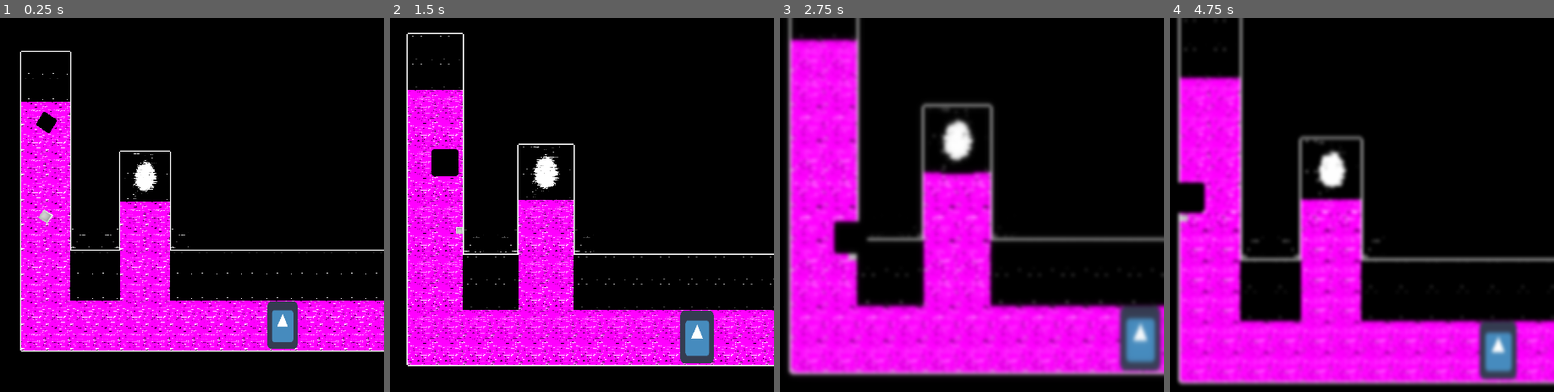
Above: before the commit, frames 1-4 (left to right).
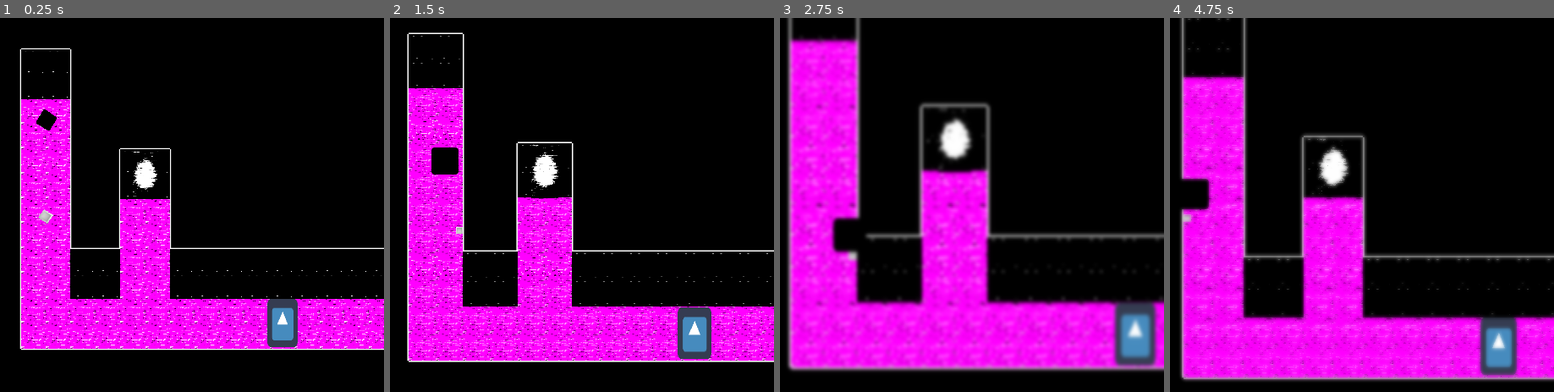
Above: after the commit, the same moments.

Repository: Screen-Punch/intd450
Game: Godot game, scene res://Levels/Level1-3.tscn
Two runs of this game, one before a commit and one after it. Both use one fixed random seed, a clock stepped at 60 frames per second and the inputs below. This scene is started directly instead of the project's main scene. The engine's default icon, where the game draws it, is replaced by a stand-in: a white triangle on a blue panel in a dark square. Sound files missing from this copy of the repository are replaced by a short silence.
Inputs:
- Up to frame 1 (0.25 s): no input
- Up to frame 2 (1.5 s): hold Right (ui_right) 0.53-1.28 s; hold Down (ui_down) from 1.28 s (still down)
- Up to frame 3 (2.75 s): release Down (ui_down) at 2.03 s; hold Right (ui_right) from 2.03 s (still down)
- Up to frame 4 (4.75 s): release Right (ui_right) at 2.78 s; hold Up (ui_up) 2.78-3.53 s; tap Enter at 3.5 s; hold Left (ui_left) from 3.53 s (still down)

The runs differ from the first frame. In frame 1, 9.2% of the frame differs, in the area x 5-100%, y 7-90%; in frame 2, 13%; in frame 3, 13%; in frame 4, 17%, in the area x 1-100%, y 0-99%.

Commit message:
paint

Diff:
--- a/Levels/Level1-2.tscn
+++ b/Levels/Level1-2.tscn
@@ -162,7 +162,7 @@
 "values": [ Color( 0, 1, 0.835938, 0 ), Color( 0, 1, 0.835938, 1 ) ]
 }
 
-[node name="Level1-2" type="Node2D" index="0"]
+[node name="Level1-2" type="Node2D"]
 
 __meta__ = {
 "_edit_lock_": true
--- a/Levels/Level1-3.tscn
+++ b/Levels/Level1-3.tscn
@@ -43,7 +43,7 @@
 "values": [ Color( 0.546875, 0.893799, 1, 0 ), Color( 0.546875, 0.893799, 1, 1 ) ]
 }
 
-[node name="Level1-3" type="Node2D"]
+[node name="Level1-3" type="Node2D" index="0"]
 
 [node name="TileMap" type="TileMap" parent="." index="0"]
 
@@ -63,14 +63,14 @@
 collision_mask = 1
 occluder_light_mask = 1
 format = 1
-tile_data = PoolIntArray( -2031632, 63, 0, -2031631, 63, 0,  …(24960 unchanged characters)… 589824, 19, 0, -589823, 19, 0, -589822, 62, 0, -589821, 536870974, 0, -589820, 19, 0, -589819, 19, 0, -589818, 62, 0, -589817, -1073741782, 0, -589816, - …(40477 unchanged characters)…
+tile_data = PoolIntArray( -2031632, 63, 0, -2031631, 63, 0,  …(24960 unchanged characters)… 589824, 19, 0, -589823, 19, 0, -589822, -1073741783, 0, -589821, 1610612777, 0, -589820, 19, 0, -589819, 19, 0, -589818, -1073741783, 0, -589817, -1073741782, 0, -589816, - …(40477 unchanged characters)…
 __meta__ = {
 "_edit_lock_": true
 }
 
 [node name="player" parent="." index="1" instance=ExtResource( 2 )]
 
-position = Vector2( 64.0522, -600.951 )
+position = Vector2( 64.0522, -595.372 )
 
 [node name="next_W" parent="." index="2" instance=ExtResource( 3 )]
 
--- a/Levels/Level1-4.tscn
+++ b/Levels/Level1-4.tscn
@@ -106,7 +106,7 @@
 
 [node name="player" parent="." index="1" instance=ExtResource( 2 )]
 
-position = Vector2( -179.511, 0 )
+position = Vector2( -166.923, 0 )
 
 [node name="next_W" parent="." index="2" instance=ExtResource( 3 )]
 
@@ -129,7 +129,7 @@
 
 [node name="Mirror" parent="." index="4" instance=ExtResource( 6 )]
 
-position = Vector2( 258.628, -254.516 )
+position = Vector2( 256.958, -254.516 )
 visionType = null
 
 [node name="Area2D" type="Area2D" parent="Mirror" index="3"]
@@ -151,7 +151,7 @@
 
 [node name="Mirror2" parent="." index="5" instance=ExtResource( 6 )]
 
-position = Vector2( 854.56, 251.947 )
+position = Vector2( 863.172, 255.63 )
 rotation = 3.14159
 _sections_unfolded = [ "Collision", "Transform", "Visibility" ]
 visionType = null
--- a/Levels/Level1-6.tscn
+++ b/Levels/Level1-6.tscn
@@ -8,7 +8,7 @@
 [ext_resource path="res://Scenes/Book.tscn" type="PackedScene" id=6]
 [ext_resource path="res://Art/book2_clock.jpg" type="Texture" id=7]
 
-[node name="Level1-6" type="Node2D" index="0"]
+[node name="Level1-6" type="Node2D"]
 
 position = Vector2( -99.3073, -951.14 )
 script = ExtResource( 1 )
--- a/Levels/Main Menu.tscn
+++ b/Levels/Main Menu.tscn
@@ -22,7 +22,7 @@
 "values": [ Vector2( 120.033, 380.856 ), Vector2( 355.586, 379.954 ), Vector2( 120.033, 380.856 ) ]
 }
 
-[node name="Main Menu" type="Control" index="0"]
+[node name="Main Menu" type="Control"]
 
 anchor_left = 0.0
 anchor_top = 0.0
